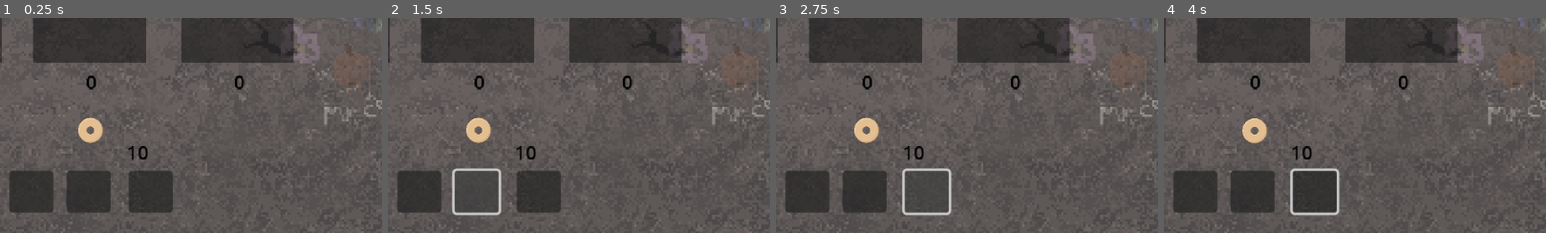
Above: before the commit, frames 1-4 (left to right).
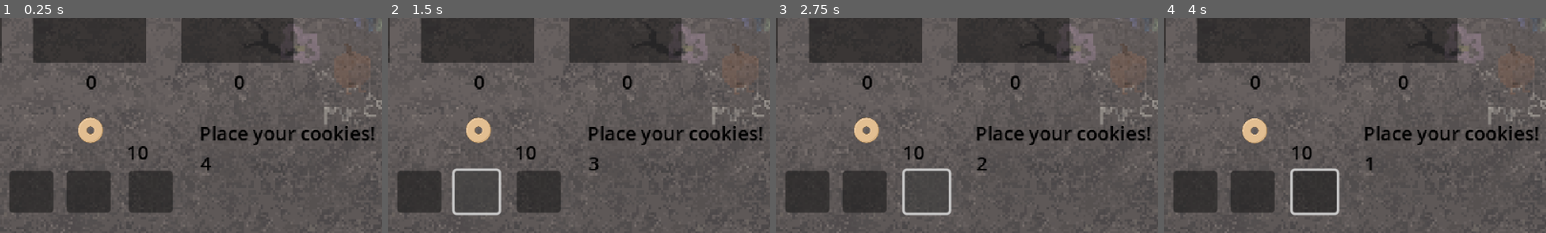
Above: after the commit, the same moments.

Repository: Sooshimi/golden-biscuit
Game: Godot game, scene res://scenes/battle_screen.tscn
Same seed, same stepped clock (60 frames per second), same inputs: the game is played once before the commit and once after it.
Inputs (mouse positions are % of the whole screen's width and height, from its top left):
- Up to frame 1 (0.25 s): no input
- Up to frame 2 (1.5 s): click (41, 90) at 0.5 s; click (49, 90) at 1.25 s
- Up to frame 3 (2.75 s): click (57, 90) at 2 s
- Up to frame 4 (4 s): tap Enter at 2.75 s; move the mouse to (49, 76) at 2.77 s; hold Right (right) 2.78-3.53 s; click (49, 76) at 2.85 s; tap Space at 3.5 s; move the mouse to (30, 55) at 3.52 s; hold Down (down) from 3.53 s (still down); click (30, 55) at 3.6 s
The pictures show only the part of the screen within x 37-87%, y 50-100%; the shares and areas given below are measured in that part.

The runs differ from the first frame. In frame 1, 1.3% of the frame differs, in the area x 52-98%, y 50-72%; in frame 2, 1.4%; in frame 3, 1.3%; in frame 4, 1.3%.

Commit message:
Add phase management system to battle screen
Introduces a PhaseManager autoload singleton to manage game phases (betting and battle) and updates related scripts and scene to use it. Adds UI elements and timer for the betting phase, and restricts cookie selection to the betting phase. Refactors code to use the new phase system and moves global scripts to a dedicated folder.

Diff:
--- a/project.godot
+++ b/project.godot
@@ -17,7 +17,8 @@
 
 [autoload]
 
-Global="*res://scripts/global.gd"
+Global="*res://scripts/globals/global.gd"
+PhaseManager="*res://scripts/globals/phase_manager.gd"
 
 [display]
 
--- a/scenes/battle_screen.tscn
+++ b/scenes/battle_screen.tscn
@@ -154,6 +154,25 @@
 [node name="CollisionShape2D" type="CollisionShape2D" parent="CanvasLayer/cookie_spawn_area"]
 shape = SubResource("CircleShape2D_jkca0")
 
+[node name="BetPhaseTimer" type="Timer" parent="."]
+wait_time = 5.0
+one_shot = true
+
+[node name="BetPhaseLabel" type="Label" parent="."]
+modulate = Color(0, 0, 0, 1)
+offset_left = 406.0
+offset_top = 265.0
+offset_right = 554.0
+offset_bottom = 288.0
+text = "Place your cookies!"
+
+[node name="TimerLabel" type="Label" parent="."]
+modulate = Color(0, 0, 0, 1)
+offset_left = 407.0
+offset_top = 290.0
+offset_right = 447.0
+offset_bottom = 313.0
+
 [connection signal="body_entered" from="bet_area/PawArea" to="." method="_on_paw_area_body_entered"]
 [connection signal="body_exited" from="bet_area/PawArea" to="." method="_on_paw_area_body_exited"]
 [connection signal="body_entered" from="bet_area/ClawArea" to="." method="_on_claw_area_body_entered"]
@@ -165,3 +184,4 @@
 [connection signal="pressed" from="CanvasLayer/roar_button" to="." method="_on_roar_button_pressed"]
 [connection signal="body_entered" from="CanvasLayer/cookie_spawn_area" to="." method="_on_cookier_spawn_area_body_entered"]
 [connection signal="body_exited" from="CanvasLayer/cookie_spawn_area" to="." method="_on_cookier_spawn_area_body_exited"]
+[connection signal="timeout" from="BetPhaseTimer" to="." method="_on_bet_phase_timer_timeout"]
--- a/scripts/battle_screen/battle_screen.gd
+++ b/scripts/battle_screen/battle_screen.gd
@@ -11,6 +11,9 @@
 @onready var claw_cookie_area := $bet_area/ClawArea
 @onready var roar_cookie_area := $bet_area/RoarArea
 @onready var cookie_spawn_area := $CanvasLayer/cookie_spawn_area
+@onready var bet_phase_timer := $BetPhaseTimer
+@onready var timer_label := $TimerLabel
+@onready var bet_phase_label := $BetPhaseLabel
 
 var cookie_scene: PackedScene = preload("res://scenes/cookie.tscn")
 
@@ -26,6 +29,14 @@
 func _ready() -> void:
 	update_score()
 	spawn_cookie()
+	print("Current Phase: ", PhaseManager.current_state)
+	bet_phase_timer.start()
+
+func _process(delta) -> void:
+	timer_label.text = str(int(bet_phase_timer.time_left))
+
+	if bet_phase_timer.time_left == 0:
+		timer_label.text = "Choose Paw, Claw, or Roar!"
 
 func spawn_cookie() -> void:
 	var cookie = cookie_scene.instantiate()
@@ -41,38 +52,63 @@
 	return enemy_choice
 
 func battle() -> void:
-	enemy_turn()
-	print("enemy_chooses: ", enemy_choice)
-
-	if player_choice == enemy_choice:
-		print("draw")
-	elif player_choice == "roar" and enemy_choice == "paw":
-		if Global.total_cookies == 0:
-			spawn_cookie()
-		print("player win")
-		Global.total_cookies += roar_cookie_pot.size()
-		remove_roar_cookies()
-	elif player_choice == "paw" and enemy_choice == "claw":
-		if Global.total_cookies == 0:
-			spawn_cookie()
-		print("player win")
-		Global.total_cookies += paw_cookie_pot.size()
-		remove_paw_cookies()
-	elif player_choice == "claw" and enemy_choice == "roar":
-		if Global.total_cookies == 0:
-			spawn_cookie()
-		print("player win")
-		Global.total_cookies += claw_cookie_pot.size()
-		remove_claw_cookies()
-	elif enemy_choice == "roar" and player_choice == "paw":
-		print("player lose")
-		remove_roar_cookies()
-	elif enemy_choice == "paw" and player_choice == "claw":
-		print("player lose")
-		remove_paw_cookies()
-	elif enemy_choice == "claw" and player_choice == "roar":
-		print("player lose")
-		remove_claw_cookies()
+	if PhaseManager.current_state == 1:
+		enemy_turn()
+		print("enemy_chooses: ", enemy_choice)
+
+		if player_choice == enemy_choice:
+			print("draw")
+		elif player_choice == "roar" and enemy_choice == "paw":
+			if Global.total_cookies == 0:
+				spawn_cookie()
+			print("player win")
+			Global.total_cookies += roar_cookie_pot.size()
+			remove_roar_cookies()
+			PhaseManager.current_state = 0
+			bet_phase_label.text = "Place your cookies!"
+			bet_phase_timer.start()
+		elif player_choice == "paw" and enemy_choice == "claw":
+			if Global.total_cookies == 0:
+				spawn_cookie()
+			print("player win")
+			Global.total_cookies += paw_cookie_pot.size()
+			remove_paw_cookies()
+			PhaseManager.current_state = 0
+			bet_phase_label.text = "Place your cookies!"
+			bet_phase_timer.start()
+		elif player_choice == "claw" and enemy_choice == "roar":
+			if Global.total_cookies == 0:
+				spawn_cookie()
+			print("player win")
+			Global.total_cookies += claw_cookie_pot.size()
+			remove_claw_cookies()
+			PhaseManager.current_state = 0
+			bet_phase_label.text = "Place your cookies!"
+			bet_phase_timer.start()
+		elif enemy_choice == "roar" and player_choice == "paw":
+			if Global.total_cookies == 0:
+				spawn_cookie()
+			print("player lose")
+			remove_roar_cookies()
+			PhaseManager.current_state = 0
+			bet_phase_label.text = "Place your cookies!"
+			bet_phase_timer.start()
+		elif enemy_choice == "paw" and player_choice == "claw":
+			if Global.total_cookies == 0:
+				spawn_cookie()
+			print("player lose")
+			remove_paw_cookies()
+			PhaseManager.current_state = 0
+			bet_phase_label.text = "Place your cookies!"
+			bet_phase_timer.start()
+		elif enemy_choice == "claw" and player_choice == "roar":
+			if Global.total_cookies == 0:
+				spawn_cookie()
+			print("player lose")
+			remove_claw_cookies()
+			PhaseManager.current_state = 0
+			bet_phase_label.text = "Place your cookies!"
+			bet_phase_timer.start()
 
 func remove_roar_cookies() -> void:
 	roar_cookie_pot = []
@@ -175,3 +211,8 @@
 
 func _on_cookier_spawn_area_body_entered(body: RigidBody2D) -> void:
 	cookie_holder_pot.append(body)
+
+func _on_bet_phase_timer_timeout():
+	PhaseManager.current_state = 1
+	bet_phase_label.text = ""
+	print("Current Phase: ", PhaseManager.current_state)
--- a/scripts/cookie.gd
+++ b/scripts/cookie.gd
@@ -10,7 +10,7 @@
 	linear_damp = 5.0
 
 func _on_area_2d_input_event(_viewport, _event, _shape_idx) -> void:
-	if Input.is_action_just_pressed("left_click") and not thrown:
+	if Input.is_action_just_pressed("left_click") and not thrown and PhaseManager.current_state == PhaseManager.Phase.BETTING_PHASE:
 		selected = true
 
 func _process(delta) -> void:
--- /dev/null
+++ b/scripts/globals/phase_manager.gd
@@ -0,0 +1,5 @@
+extends Node
+
+enum Phase {BETTING_PHASE, BATTLE_PHASE}
+
+var current_state := 0
Renamed: scripts/global.gd -> scripts/globals/global.gd
Renamed: scripts/global.gd.uid -> scripts/globals/global.gd.uid
Not shown, added: scripts/globals/phase_manager.gd.uid
